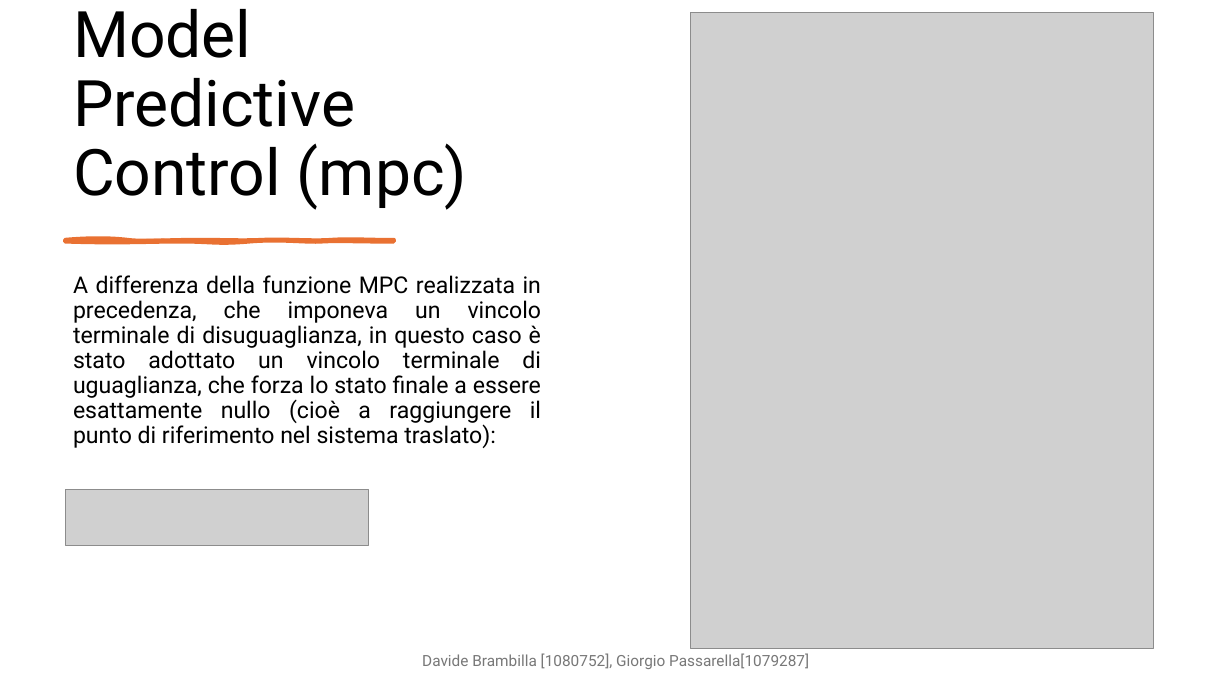
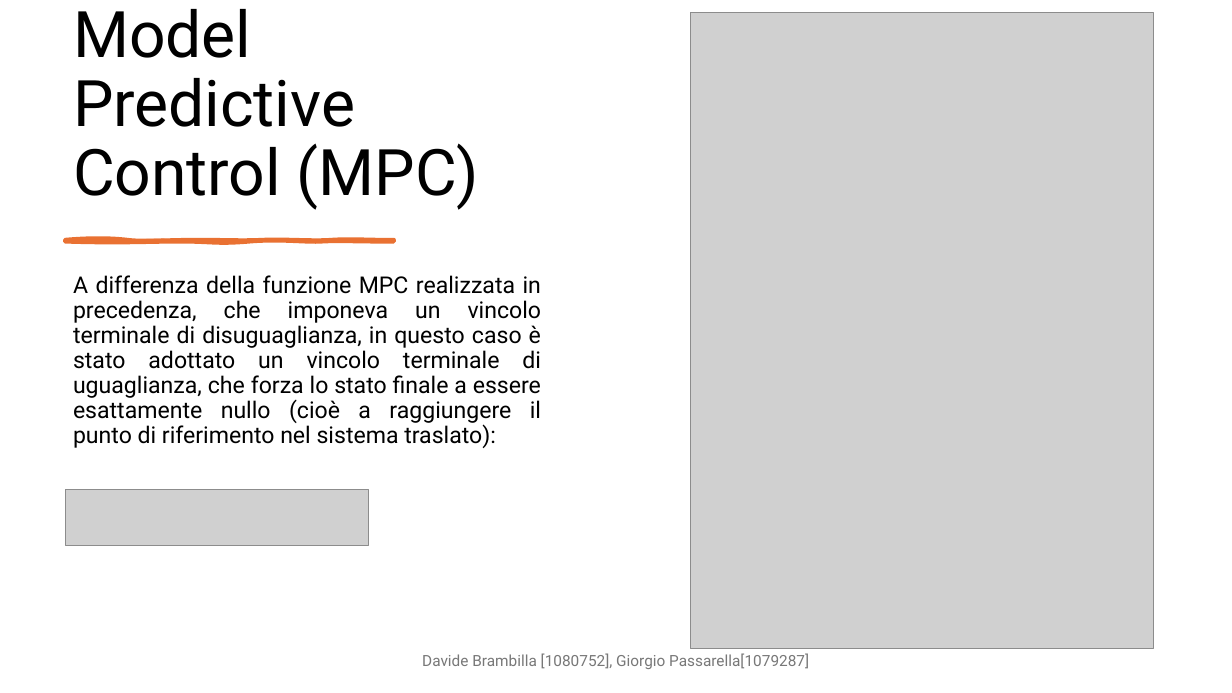
Before and after one commit to DavideBrambilla98/interconnectedTanksMPC, a slide deck: slide 27 of cam.pptx. Drawn at 1232x693 pixels with LibreOffice and Linux fonts; fonts in the diff are those of the drawing; grey boxes stand for pictures. Boxes give left, top, right and bottom in pixels: in the first picture for what was removed or moved away, otherwise in the second. Text is boxed around its words. In the diff, an @@ line names an element or a change of style, - is before the commit and + after.

```diff
--- a/cam.pptx
+++ b/cam.pptx
@@ title at [73, 9, 479, 210]: text changed @@
-Model Predictive Control (mpc)
+Model Predictive Control (MPC)
```
Also in this commit, not shown: 5 other slides changed.
